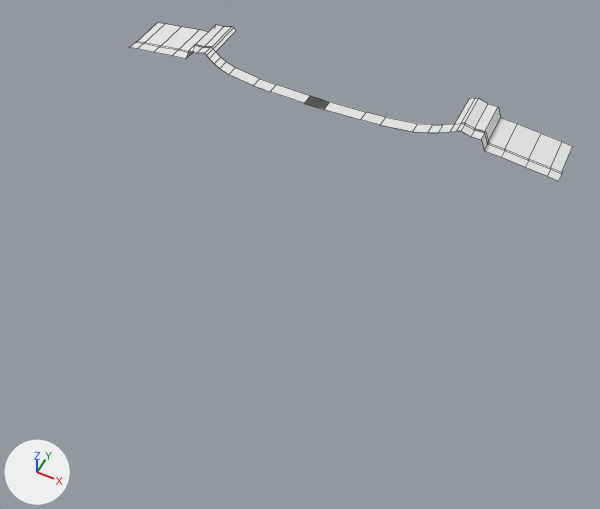
Before and after pictures for a commit that changed the Blender file Models/Vehicles/Land/Challenger70/challenger1970B.blend.
The view is the same before and after, from a camera (50 mm lens) standing at (3.68, -7.85, 8.25) and looking at (0.68, -1.85, 0.75). The lights are fixed; the arrows at lower left show +X, +Y and +Z. Mesh edges are drawn as thin lines.
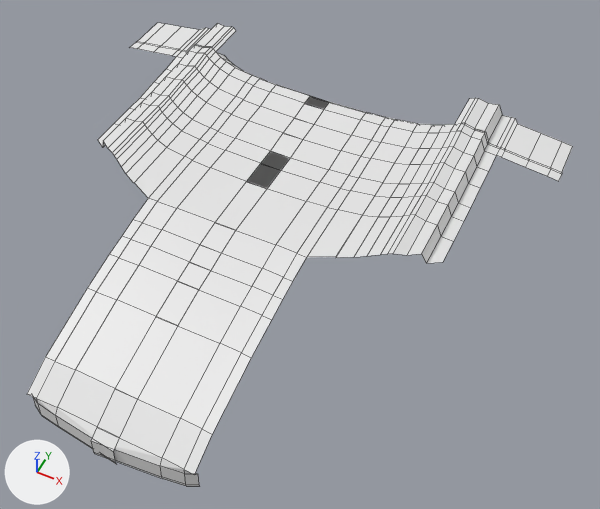
ob_challenger1970 is not drawn itself; it is the parent of ob_plane.

Boxes (x1, y1, x2, y2) around the edits, measured in the pictures (600 x 509 px):
'Plane', reshaped, moved (23% wider, 192% taller)
    before: (130, 23, 573, 181)
    after: (27, 23, 573, 486)
part 1 of me_plane_001, built on
    before: (172, 25, 517, 157)
    after: (27, 23, 518, 486)

The change, as a diff of the scene's bpy script:
```diff
--- a/Models/Vehicles/Land/Challenger70/challenger1970B.blend.py
+++ b/Models/Vehicles/Land/Challenger70/challenger1970B.blend.py
@@ me_plane_001 @@
 # used by ob_plane; location = (-0.00276, -0.000944, 1.511); scale = (0.139, 0.0868, 1.0)
-me_plane_001.from_pydata(...)  # 52 vertices, 25 faces; spans x -1.0..22.8, y -1.0..11.8, z -0.3..0.0
+me_plane_001.from_pydata(...)  # 195 vertices, 141 faces; spans x -1.2..22.8, y -57.7..12.9, z -1.1..0.0
+# me_plane_001 part 1
+# 3 faces are deleted
+# 3 vertices move from x 14.3..15.7, y 11.8, z -0.2..0.0 to x 14.3..15.7, y 12.0..12.5, z -0.2..0.0
+# 66 vertices are added at x -1.2..17.0, y -57.7..12.9, z -1.1..0.0
+# 10 new vertices lie (0.0, -3.2, 0.0) away from vertices in x -1.0..15.8, y -1.0..3.4, z -0.2..0.0
+# 10 new vertices lie (0.0, -3.7, 0.0) away from vertices in x -1.0..15.8, y -4.2..0.2, z -0.2..0.0
+# 10 new vertices lie (0.0, -4.0, -0.1) away from vertices in x -1.0..15.8, y -7.9..-3.5, z -0.2..0.0
+# 10 new vertices lie (0.0, -2.9, 0.0) away from vertices in x -1.0..15.8, y -11.9..-7.5, z -0.3..-0.1
+# 10 new vertices lie (0.0, -4.1, 0.0) away from vertices in x -1.0..15.8, y -14.8..-10.4, z -0.3..-0.1
+# 7 new vertices lie (0.9, 0.2, 0.0) away from vertices in x 6.5, y -18.4..1.5, z -0.1..0.0
+# 6 new vertices lie (1.1, 0.0, 0.0) away from vertices in x 15.8, y -14.5..5.4, z -0.3..-0.2
+# 7 new vertices lie (5.7, 0.1, 0.0) away from vertices in x -1.0, y -56.1..-27.5, z -0.8..-0.1
+# 7 new vertices lie (1.8, -0.1, 0.0) away from vertices in x 4.7, y -56.0..-27.4, z -0.8..-0.1
+# 119 new faces join them
@@ ob_plane @@
 ob_plane = bpy.data.objects.new('Plane', me_plane_001)
+ob_plane.parent = ob_challenger1970
+ob_plane.matrix_parent_inverse = Matrix(((1.0, 0.0, 0.0, 0.0), (0.0, 1.0, 0.0, -6.061), (0.0, 0.0, 1.0, -1.279), (0.0, 0.0, 0.0, 1.0)))
 ob_plane.location = (-0.00276, -0.000944, 1.511)
@@ ob_challenger1970 @@
 ob_challenger1970 = bpy.data.objects.new('challenger1970', None)
-ob_challenger1970.location = (0.0, 6.061, 0.0)
+ob_challenger1970.location = (0.0, 6.061, 1.279)
```
